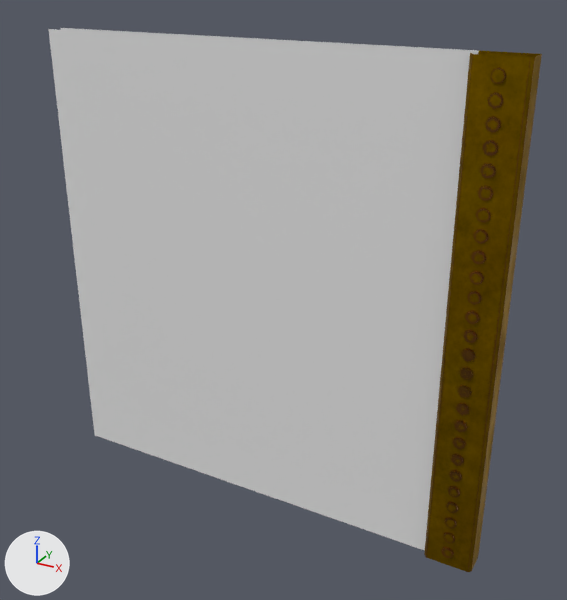
An edit to the Blender file Assets/Modeling/Main Menu Door.blend, drawn before and after from the same camera.
Before and after are seen from a 50 mm camera at (1.05, -5.26, 2.57) aimed at (-1.8, -0.07, -0.03). The axes (+X, +Y, +Z) are drawn at lower left. The lights are the same throughout.

Objects in the first picture: 'Door'.
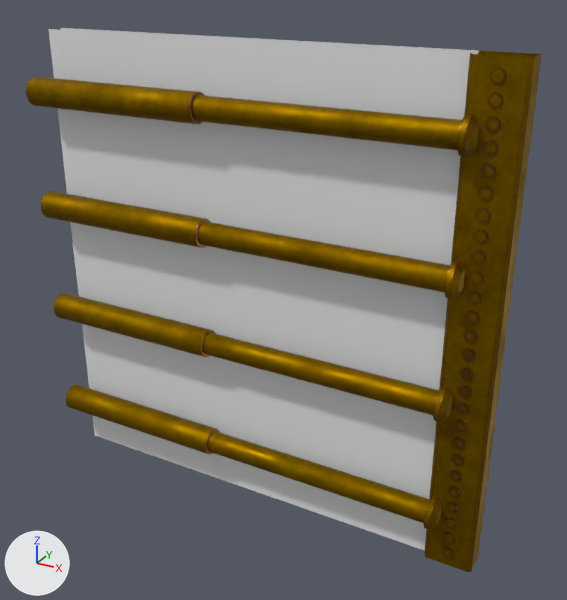
Where the change shows, as pixel boxes [x1, y1, x2, y2] in the pictures (567 x 600 px):
'Circle', added: after [26, 77, 479, 530]

The change, as a list of edits to the scene's bpy script:
```text
Add me_circle:
    me_circle.from_pydata(...)  # 225 vertices, 224 faces; spans x 0.0..3.81, y -0.13..0.13, z -0.13..0.13
    me_circle.polygons.foreach_set('use_smooth', [True] * 224)
    me_circle.materials.append(mat_brass)
Add ob_circle:
    ob_circle = bpy.data.objects.new('Circle', me_circle)
    ob_circle.location = (-4.1, -0.262, 1.5)
    _m = ob_circle.modifiers.new('Array', 'ARRAY')
    _m.count = 4
    _m.use_constant_offset = True
    _m.constant_offset_displace = (0.0, 0.0, -1.0)
    _m.use_relative_offset = False
```
